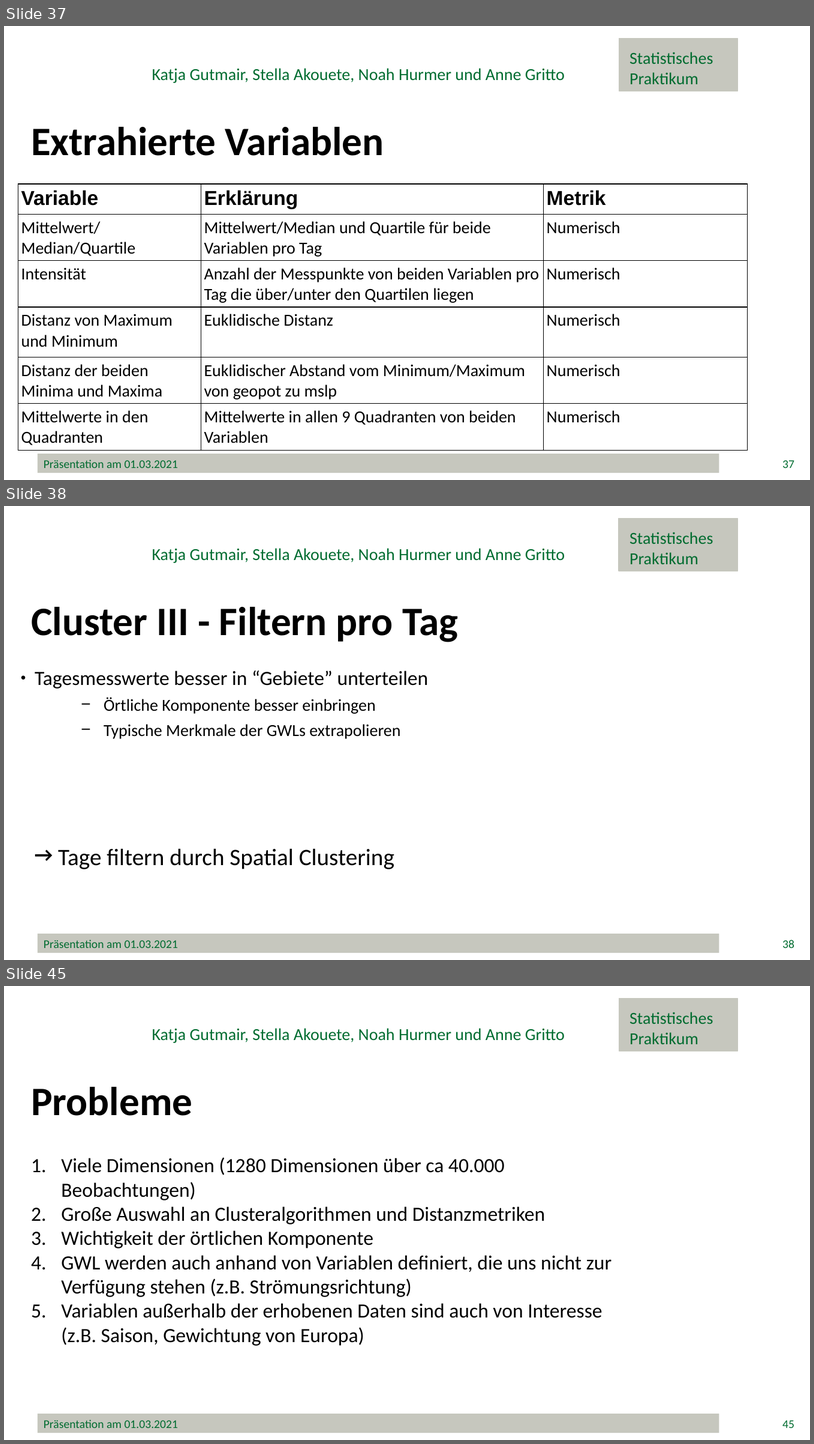
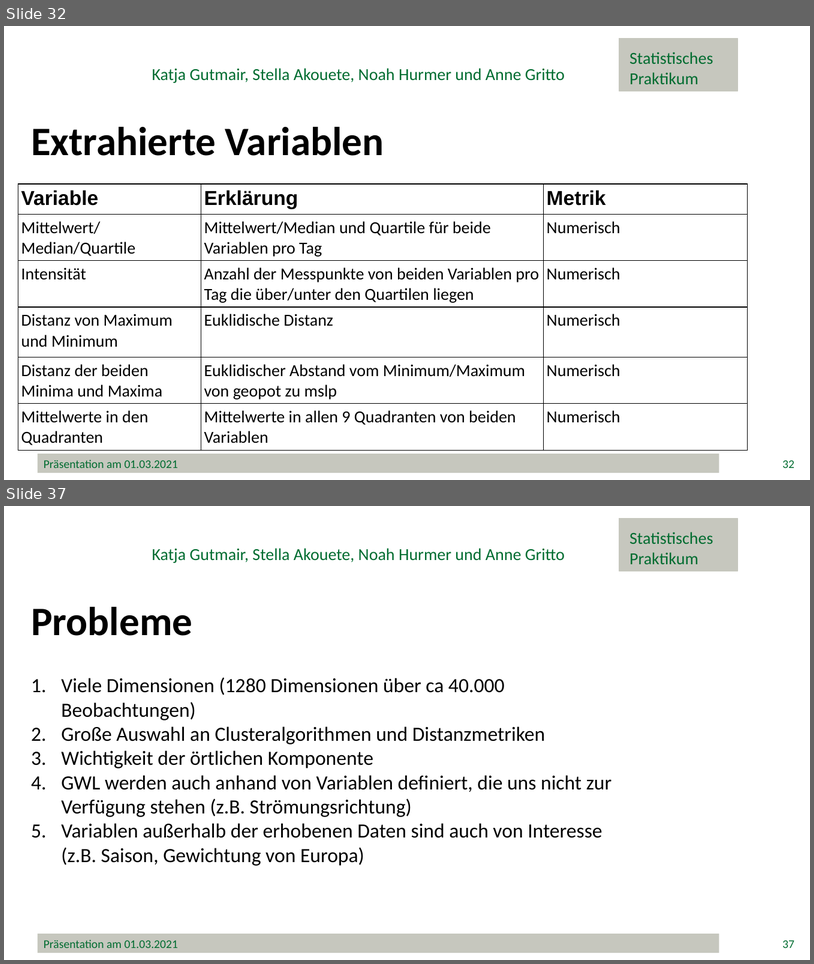
Before and after one commit to minimops/weatherFrog, a slide deck: documentation/ppt/Präsentation.pptx. Shown one above the other, each under a label of ours: slides 37, 38 and 45 before the commit, slides 32 and 37 after it; the slides between them are not shown. The pictures are 814x1444 and 814x964 pixels, drawn with LibreOffice and Linux fonts; fonts in the diff are those of the drawing; background and template pictures are left out. Boxes give left, top, right and bottom in pixels: in the first picture for what was removed or moved away, otherwise in the second. Text is boxed around its words. In the diff, an @@ line names an element or a change of style, - is before the commit and + after.

```diff
--- a/documentation/ppt/Präsentation.pptx
+++ b/documentation/ppt/Präsentation.pptx
@@ slide 38 removed at [4,506,810,960], background #FFFFFF @@
@@ rectangle removed at [619,519,738,571] @@
@@ text removed at [630,532,714,564] @@
-Statistisches
-Praktikum
@@ text removed at [152,548,565,563] @@
-Katja Gutmair, Stella Akouete, Noah Hurmer und Anne Gritto
@@ text removed at [31,607,458,642] @@
-Cluster III - Filtern pro Tag
@@ text removed at [35,670,429,739] @@
-● Tagesmesswerte besser in “Gebiete” unterteilen
-    − Örtliche Komponente besser einbringen
-    − Typische Merkmale der GWLs extrapolieren
@@ text removed at [29,839,65,868] @@
-→
@@ text removed at [58,848,395,869] @@
-      Tage filtern durch Spatial Clustering
@@ rectangle removed at [38,933,720,952] @@
-Präsentation am 01.03.2021
@@ page number removed at [783,939,795,948] @@
-38
@@ what was slide 37 is now slide 32 @@
@@ page number at [783,460,795,468]: text changed @@
-37
+32
@@ what was slide 45 is now slide 37 @@
@@ page number at [783,940,795,948]: text changed @@
-45
+37
```
Also in this commit, not shown: 7 slides changed, 7 slides added, 9 other slides removed, 1 other file.
